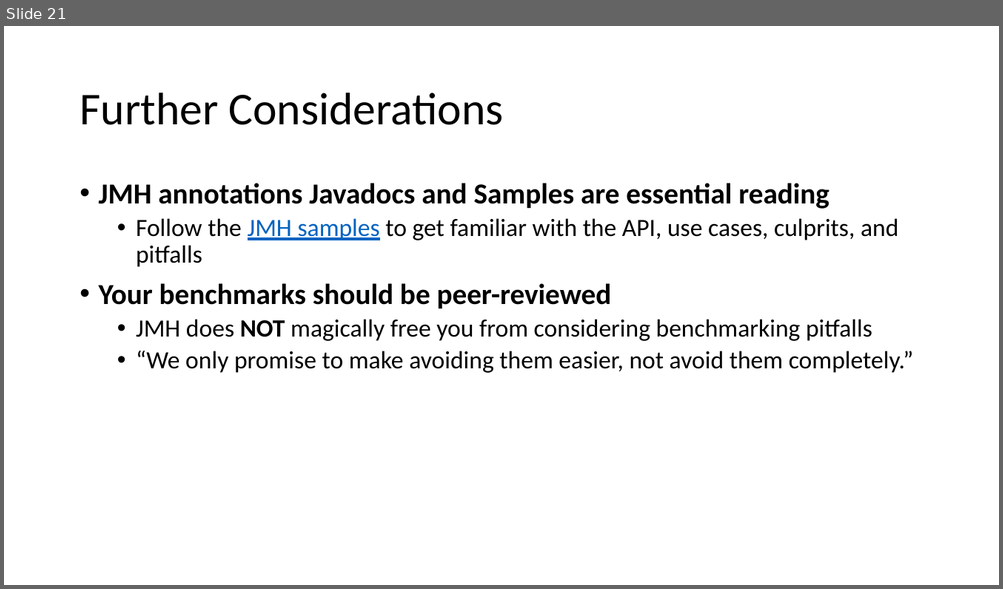
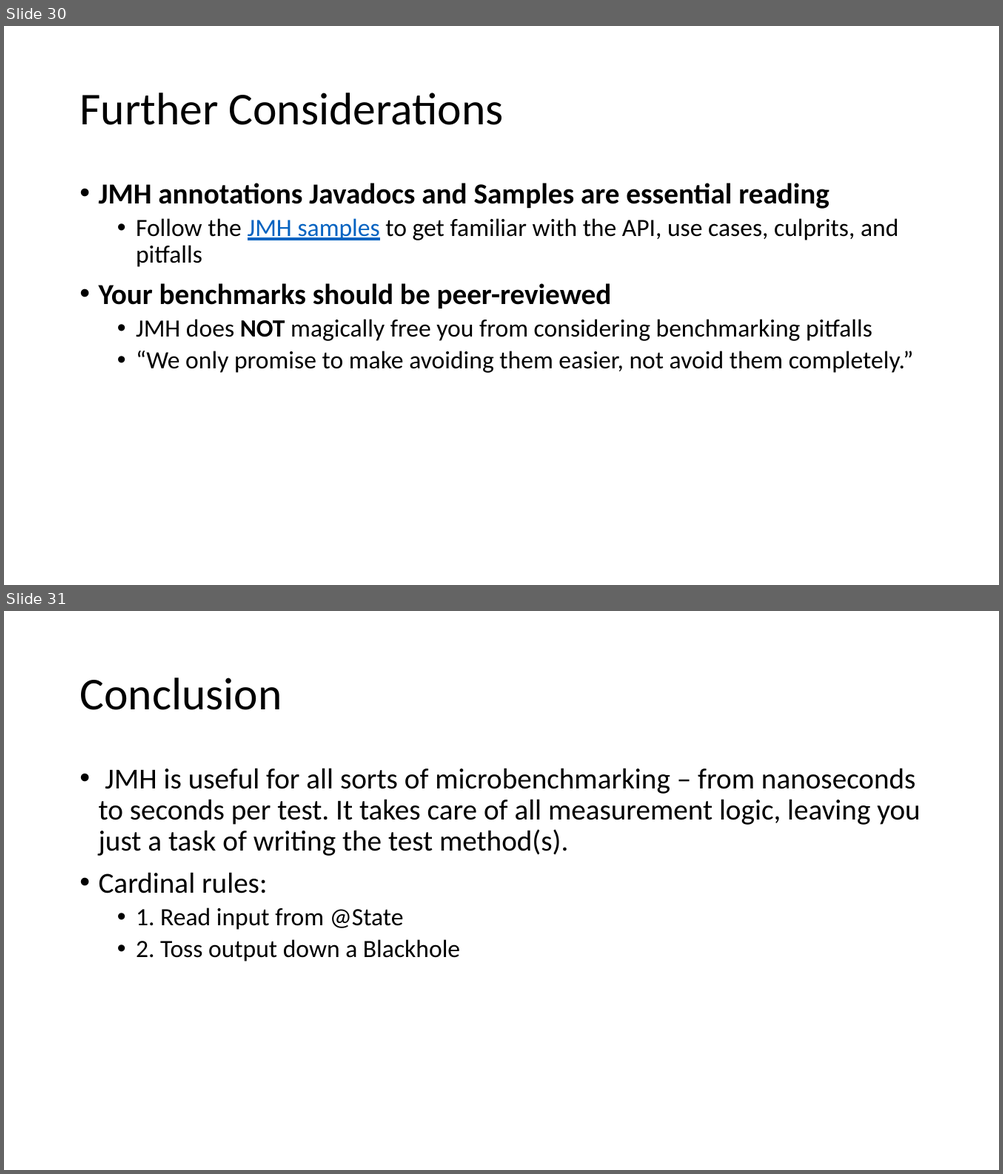
Before and after one commit to tresat/JMH-Presentation, a slide deck: doc/slides.pptx. Shown one above the other, each under a label of ours: slide 21 before the commit, slides 30 and 31 after it. The pictures are 1003x589 and 1003x1174 pixels, drawn with LibreOffice and Linux fonts; fonts in the diff are those of the drawing. Boxes give left, top, right and bottom in pixels: in the first picture for what was removed or moved away, otherwise in the second. Text is boxed around its words. In the diff, an @@ line names an element or a change of style, - is before the commit and + after.

```diff
--- a/doc/slides.pptx
+++ b/doc/slides.pptx
@@ slide 31 added at (4,611,999,1170), background #FFFFFF @@
@@ title added at (79,678,282,710), 44 pt, text #000000 @@
+Conclusion
@@ text added at (99,768,919,962), 28 pt, text #000000 @@
+• JMH is useful for all sorts of microbenchmarking – from nanoseconds to seconds per test. It takes care of all measurement logic, leaving you just a task of writing the test method(s).
+• Cardinal rules:
+  • 1. Read input from @State
+  • 2. Toss output down a Blackhole
@@ what was slide 21 is now slide 30 @@
```
Also in this commit, not shown: 1 slide changed, 10 other slides added, 1 slide removed, 15 other files.
